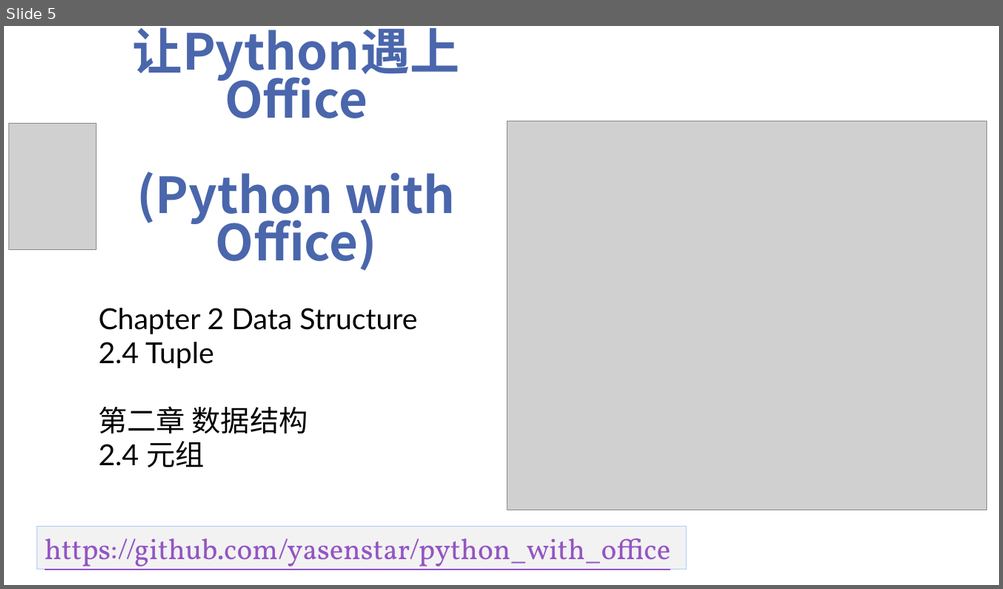
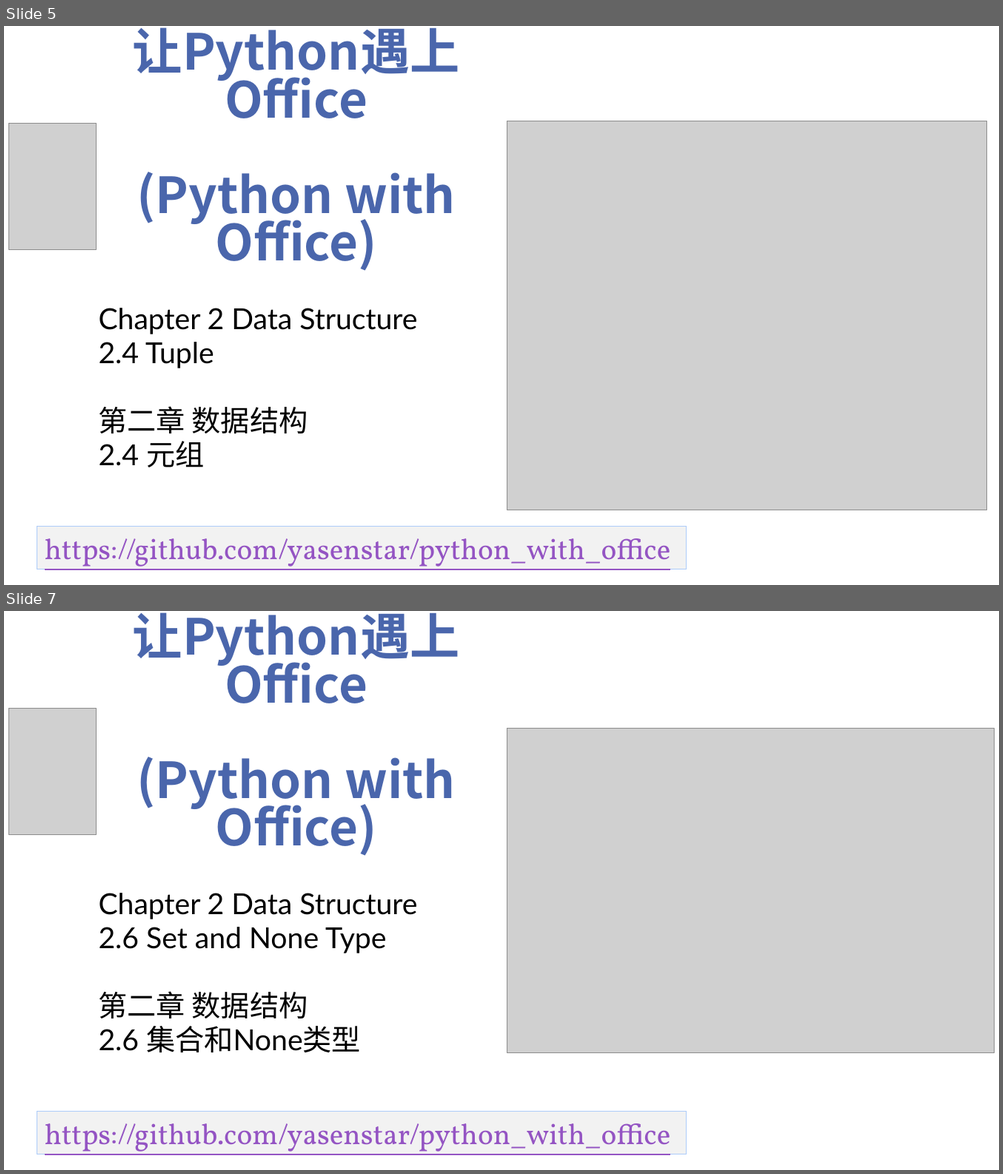
Before and after one commit to yasenstar/python_with_office, a slide deck: Video_Covers.pptx. Shown one above the other, each under a label of ours: slide 5 before the commit, slides 5 and 7 after it; the slides between them are not shown. The pictures are 1003x589 and 1003x1174 pixels, drawn with LibreOffice and Linux fonts; fonts in the diff are those of the drawing; grey boxes stand for pictures; background and template pictures are left out. Boxes give left, top, right and bottom in pixels: in the first picture for what was removed or moved away, otherwise in the second. Text is boxed around its words. In the diff, an @@ line names an element or a change of style, - is before the commit and + after.

```diff
--- a/Video_Covers.pptx
+++ b/Video_Covers.pptx
@@ slide 7 added at (4,611,999,1170), background picture (left out) @@
@@ title added at (133,612,460,856), 48 pt, text #4A66AC, bold @@
+让Python遇上Office
+(Python with Office)
@@ picture added at (8,708,96,834) @@
@@ picture added at (507,728,994,1054) @@
@@ subtitle added at (99,893,417,1053), 28 pt, text #000000 @@
+Chapter 2 Data Structure
+2.6 Set and None Type
+第二章 数据结构
+2.6 集合和None类型
@@ rectangle added at (37,1112,686,1154), fill #F2F2F2, outline #ACCBF9 0.75 pt, 28 pt, text #9454C3, underline @@
+https://github.com/yasenstar/python_with_office
```
Also in this commit, not shown: 1 other slide added, 4 other files.
